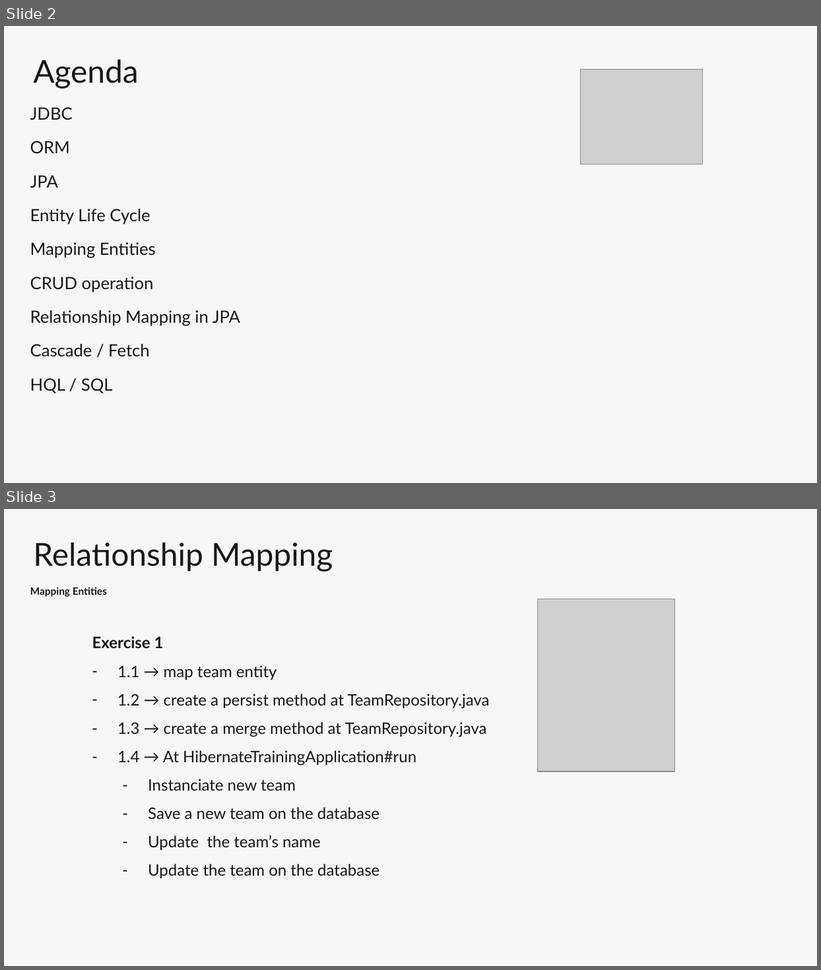
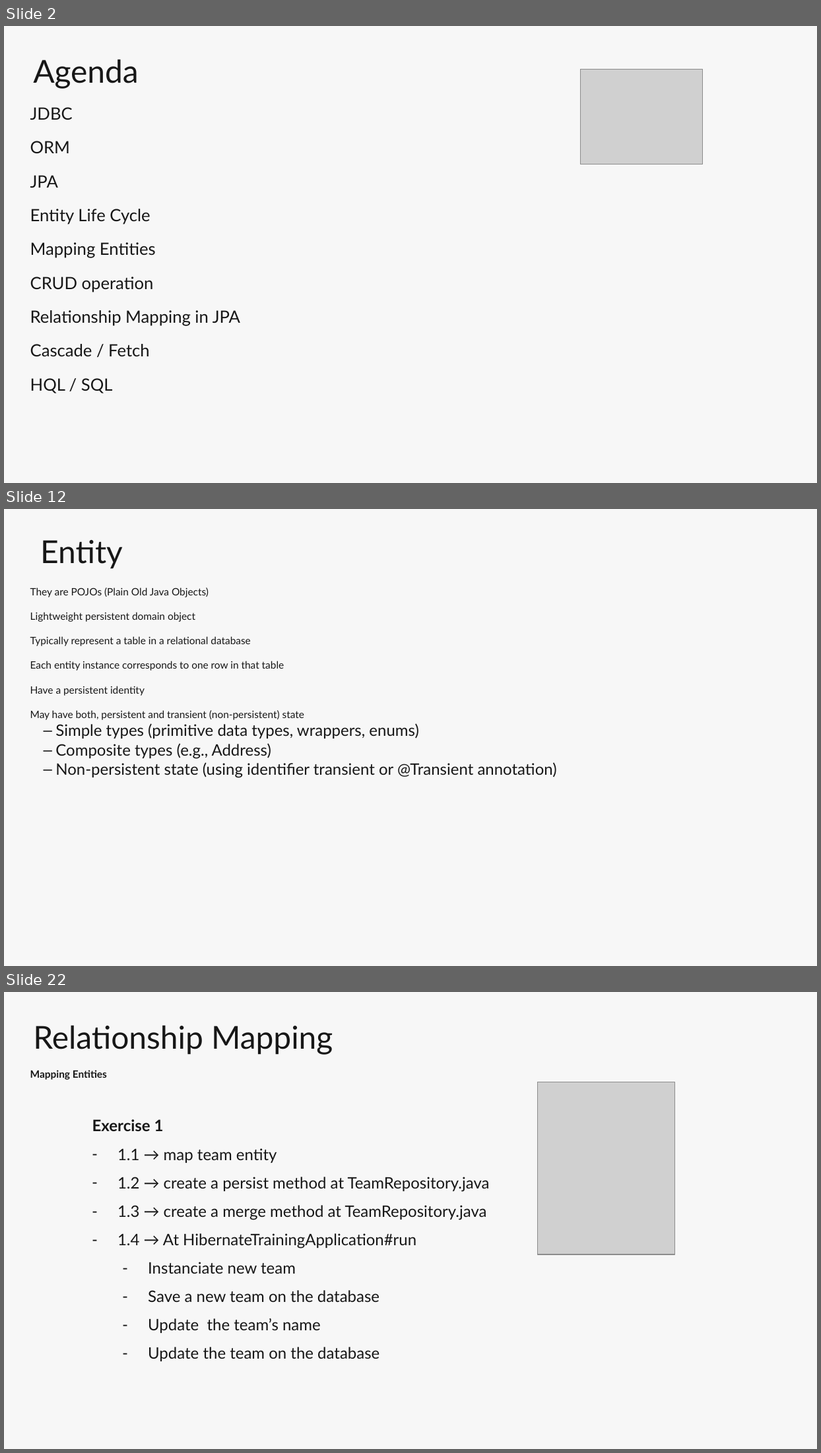
Before and after one commit to marcelsamaruga/hibernate-training, a slide deck: MC-Hibernate_V2.pptx. Shown one above the other, each under a label of ours: slides 2 and 3 before the commit, slides 2, 12 and 22 after it; the slides between them are not shown. The pictures are 821x970 and 821x1453 pixels, drawn with LibreOffice and Linux fonts; fonts in the diff are those of the drawing; grey boxes stand for pictures; background and template pictures are left out. Boxes give left, top, right and bottom in pixels: in the first picture for what was removed or moved away, otherwise in the second. Text is boxed around its words. In the diff, an @@ line names an element or a change of style, - is before the commit and + after.

```diff
--- a/MC-Hibernate_V2.pptx
+++ b/MC-Hibernate_V2.pptx
@@ slide 12 added at [4, 509, 817, 966], background #F7F7F7 @@
@@ title added at [40, 540, 123, 569], 28 pt, text #171717 @@
+Entity
@@ text added at [30, 588, 557, 778], 9 pt, text #171717 @@
+They are POJOs (Plain Old Java Objects)
+Lightweight persistent domain object
+Typically represent a table in a relational database
+Each entity instance corresponds to one row in that table
+Have a persistent identity
+May have both, persistent and transient (non-persistent) state
+  – Simple types (primitive data types, wrappers, enums)
+  – Composite types (e.g., Address)
+  – Non-persistent state (using identifier transient or @Transient annotation)
@@ what was slide 3 is now slide 22 @@
```
Also in this commit, not shown: 18 other slides added.
